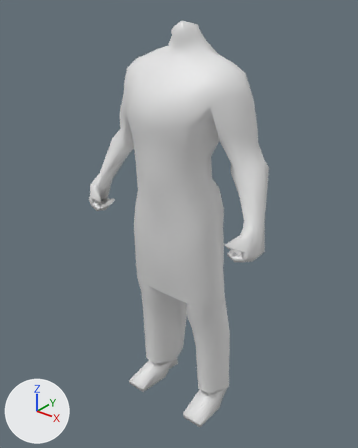
Before and after pictures for a commit that changed the COLLADA model binaries/data/mods/public/art/meshes/skeletal/new/m_pants_tunic_long.dae.
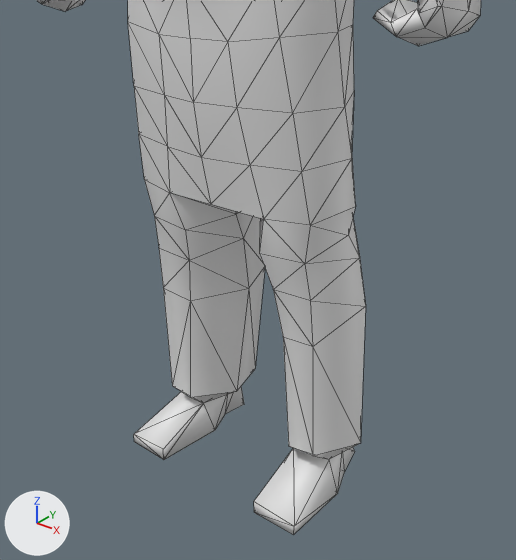
Each version is shown whole from a 50 mm camera at (0.0671, -0.0844, 0.1046) aimed at (-0.0008, 0.0005, 0.0519), then close up from a 50 mm camera at (0.0463, -0.0558, 0.0595) aimed at (0.0073, -0.007, 0.0292). Lighting does not change. The marker at lower left points along +X, +Y and +Z. The close-ups show mesh edges as thin lines. Vertices at the same position are counted once.

In view in the first close-up: 'm_pants_tunic_long'.
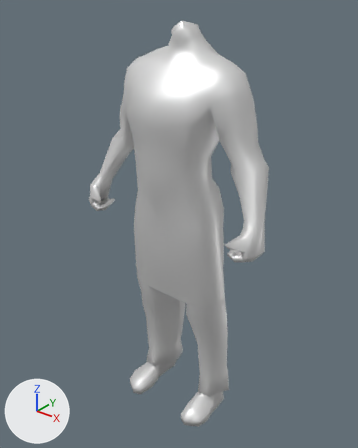
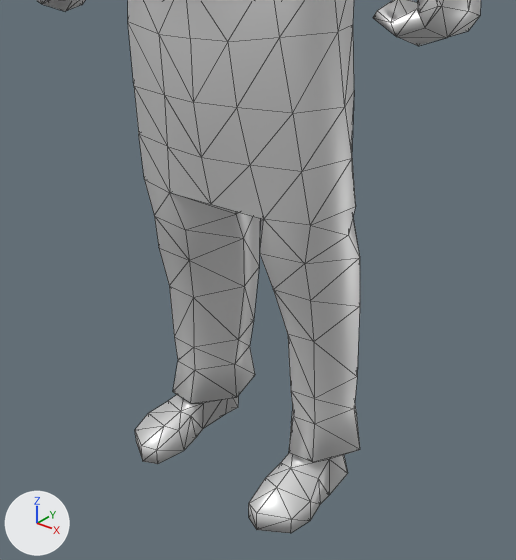
The newer file is also rescaled (x39.37) as a whole; pictures and numbers use the older file's frame.

Pixel boxes (x1, y1, x2, y2) of what changed, in the close-ups (516 x 560 px):
'm_pants_tunic_long', reshaped: before (36, 0, 481, 535); after (36, 0, 481, 533)
part 1 of me_cube_021, built on: before (134, 216, 366, 535); after (135, 216, 360, 533)

The change, as a list of edits to the scene's bpy script:
```text
Add mat_skin:
    mat_skin = principled_material('Skin')
    mat_skin.base_color = (0.8, 0.8, 0.8)  # white #e7e7e7
    mat_skin.metallic = 0.5
Change me_cube_021:
    used by ob_m_pants_tunic_long; location = (0.0, 0.0, 0.0)
    remove me_cube_021.from_pydata(...)  # 381 vertices, 752 faces; spans x -0.0245..0.0245, y -0.0104..0.0091, z 0.0..0.0978
    add me_cube_021.from_pydata(...)  # 437 vertices, 864 faces; spans x -0.0245..0.0245, y -0.0104..0.0091, z 0.0..0.0978
    me_cube_021 part 1
    26 vertices are removed from x -0.0139..0.0139, y -0.0077..0.0091, z 0.0..0.0239
    100 faces are deleted
    4 vertices in x -0.0078..0.0078, y -0.0019..0.0032, z 0.0057..0.0061 move by (0.0, 0.0, -0.0009)
    12 vertices move from x -0.011..0.011, y -0.0077..0.0084, z 0.0..0.022 to x -0.0106..0.0106, y -0.0027..0.0084, z 0.0039..0.022
    82 vertices are added at x -0.0139..0.0139, y -0.0095..0.0091, z 0.0..0.0237
    212 new faces join them
    add me_cube_021.materials.append(mat_skin)  # white #e7e7e7
```
